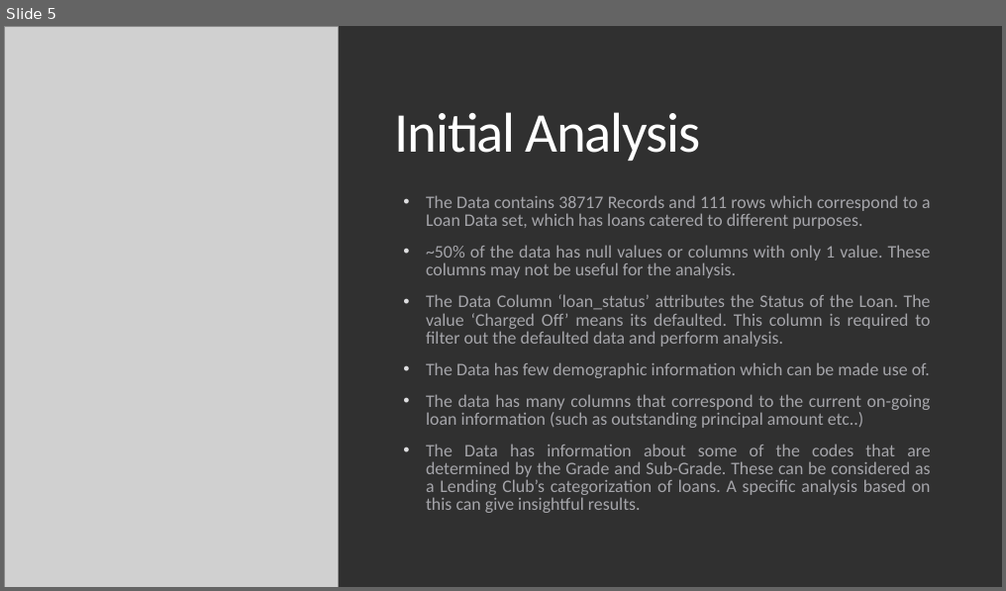
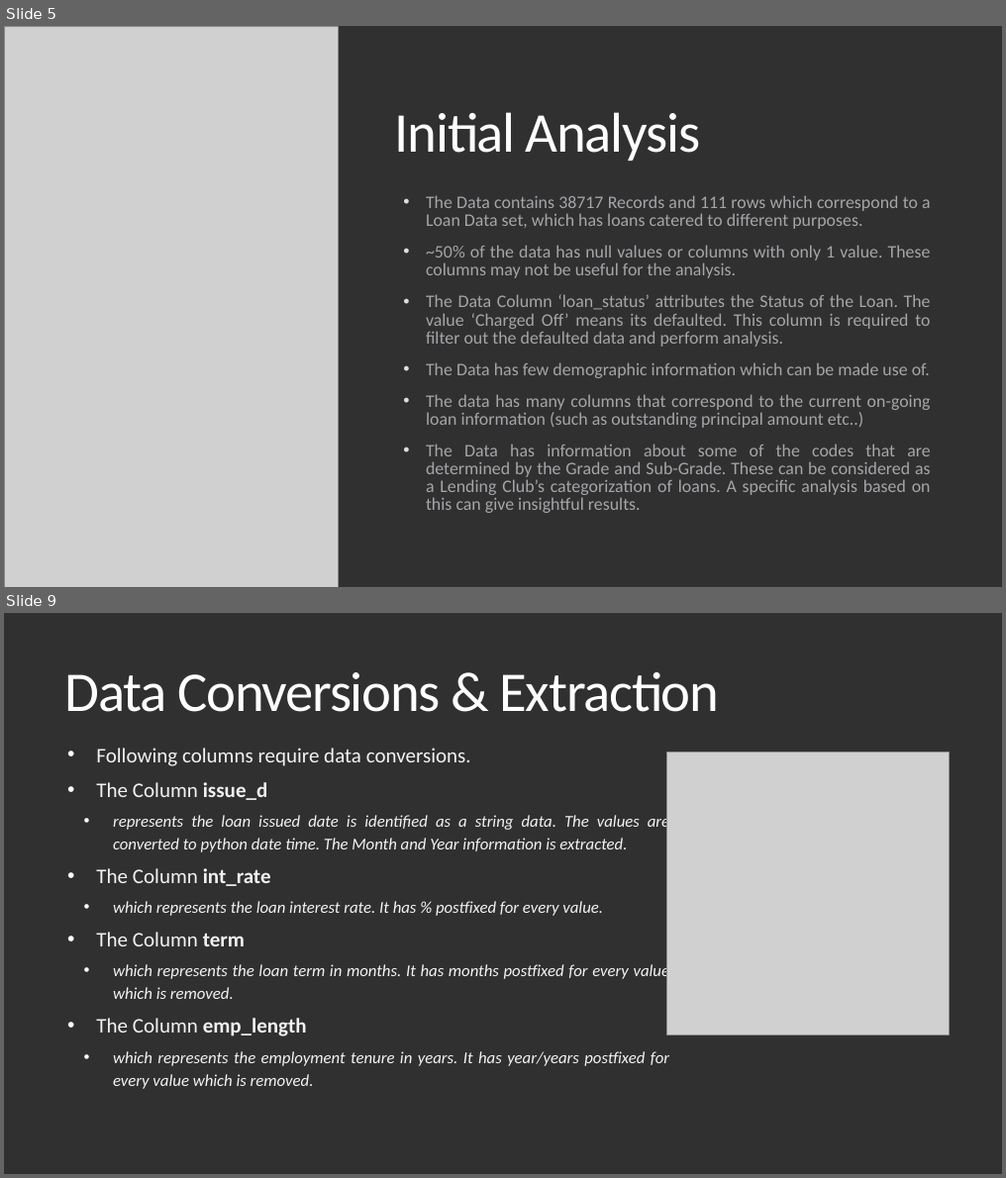
Before and after one commit to Vasista-Eranki/LendingClubCaseStudy, a slide deck: Lending Club Case Study.pptx. Shown one above the other, each under a label of ours: slide 5 before the commit, slides 5 and 9 after it; the slides between them are not shown. The pictures are 1006x591 and 1006x1178 pixels, drawn with LibreOffice and Linux fonts; fonts in the diff are those of the drawing; grey boxes stand for pictures. Boxes give left, top, right and bottom in pixels: in the first picture for what was removed or moved away, otherwise in the second. Text is boxed around its words. In the diff, an @@ line names an element or a change of style, - is before the commit and + after.

```diff
--- a/Lending Club Case Study.pptx
+++ b/Lending Club Case Study.pptx
@@ slide 9 added at <box>4,613,1002,1174</box>, background #303030 @@
@@ title added at <box>65,672,719,712</box>, 54 pt, text #FFFFFF @@
+Data Conversions & Extraction
@@ text added at <box>96,748,670,1089</box>, 16 pt, text #F2F2F2, italic @@
+  • Following columns require data conversions.
+  • The Column issue_d
+    • represents the loan issued date is identified as a string data. The values are converted to python date time. The Month and Year information is extracted.
+  • The Column int_rate
+    • which represents the loan interest rate. It has % postfixed for every value.
+  • The Column term
+    • which represents the loan term in months. It has months postfixed for every value which is removed.
+  • The Column emp_length
+    • which represents the employment tenure in years. It has year/years postfixed for every value which is removed.
@@ picture added at <box>667,753,949,1035</box> @@
```
Also in this commit, not shown: 3 slides changed, 14 other slides added, 1 slide removed, 1 other file.
